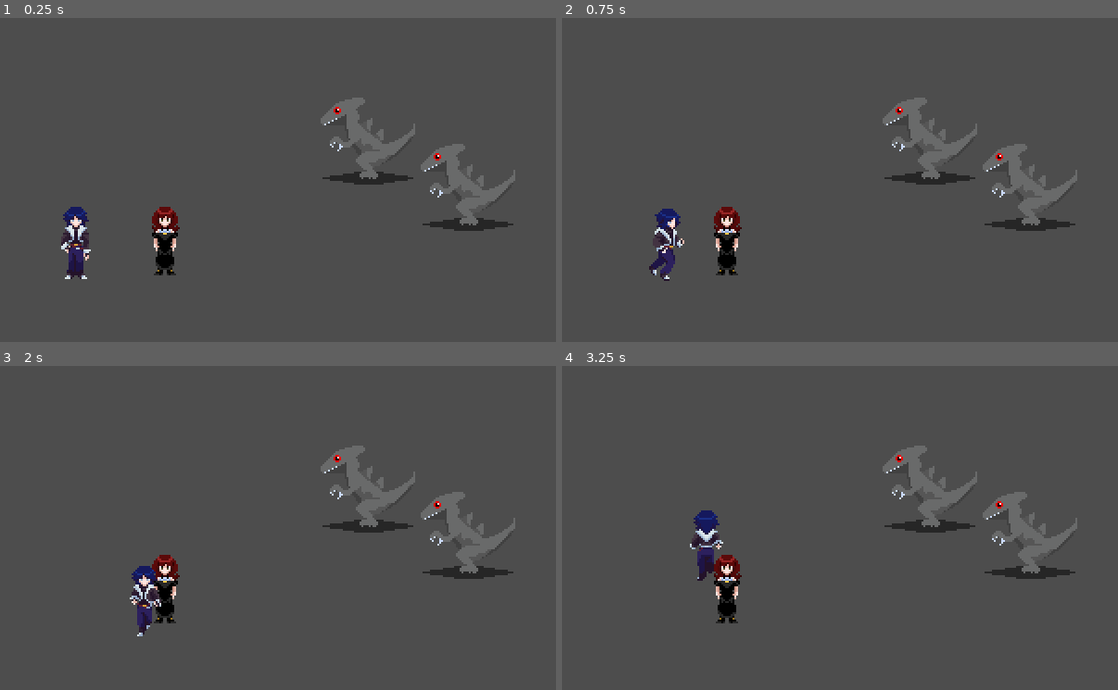
Above: before the commit, frames 1-4 (two rows, left to right).
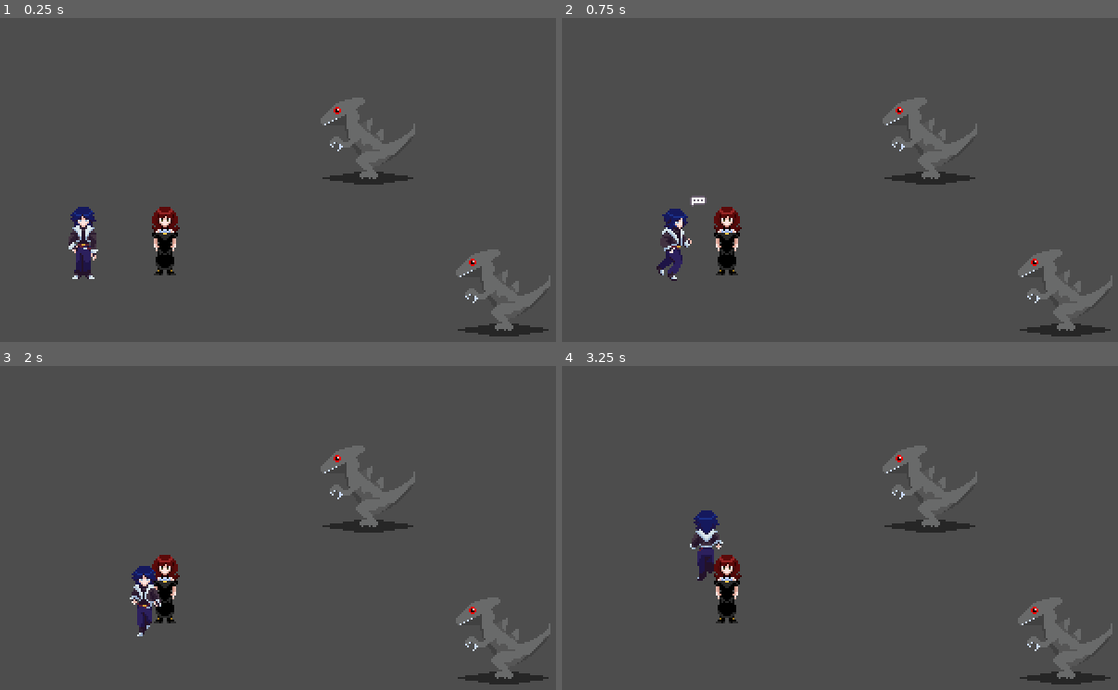
Above: after the commit, the same moments.

Repository: JTenroon/RPGProject
Game: Godot game, scene res://Scenes/Debug.tscn
The game is run twice, just before and just after one commit, with the same random seed, the same clock (stepped at 60 frames per second) and the same inputs.
Inputs:
- Up to frame 1 (0.25 s): no input
- Up to frame 2 (0.75 s): tap Enter at 0.5 s; hold D (move_right) from 0.53 s (still down); tap Space (context) at 0.6 s
- Up to frame 3 (2 s): release D (move_right) at 1.28 s; hold S (move_down) from 1.28 s (still down); tap Q (disableMovement) at 1.35 s
- Up to frame 4 (3.25 s): release S (move_down) at 2.03 s; hold D (move_right) 2.03-2.78 s; tap Space (context) at 2.1 s; hold W (move_up) from 2.78 s (still down); tap Q (disableMovement) at 2.85 s

The runs differ from the first frame. In frame 1, 4.1% of the frame differs, in the area x 11-99%, y 38-99%; in frame 2, 4.1%, in the area x 15-99%, y 38-99%; in frame 3, 3.2%; in frame 4, 3.2%.

Commit message:
Combat HUD
created

Diff:
--- a/Actors/Ken/Dialogue/KenSampleDialogue.tres
+++ b/Actors/Ken/Dialogue/KenSampleDialogue.tres
@@ -5,5 +5,5 @@
 [resource]
 script = ExtResource("1_ux7og")
 speakerName = "Kenny"
-lines = Array[String](["HI HONEY I LOVE YOU", "I HOPE YOU HAVE A GOOD DAY", "NOW LETS SEE HOW WELL THIS BITCH HANDLES LINE OVERFLOW AAAAAAAAAAAAAAAAAAAAAAA"])
+lines = Array[String](["HI HONEY I LOVE YOU", "I hope you have a good day!!", "NOW LETS SEE HOW WELL THIS BITCH HANDLES LINE OVERFLOW AAAAAAAAAAAAAAAAAAAAAAA"])
 metadata/_custom_type_script = "uid://3nceovxeds4k"
--- a/Actors/Monsters/Rock Lizard/rockLizard.tscn
+++ b/Actors/Monsters/Rock Lizard/rockLizard.tscn
@@ -21,9 +21,12 @@
 [node name="CollisionShape2D" type="CollisionShape2D" parent="." unique_id=1841634471]
 position = Vector2(7.450581e-09, 19.999998)
 shape = SubResource("RectangleShape2D_jfx8l")
+metadata/_edit_lock_ = true
 
 [node name="CallRadius" type="Area2D" parent="." unique_id=1840974477]
 collision_layer = 4
+metadata/_edit_lock_ = true
 
 [node name="CollisionShape2D" type="CollisionShape2D" parent="CallRadius" unique_id=462031686]
 shape = SubResource("CircleShape2D_3tyk5")
+metadata/_edit_lock_ = true
--- a/Actors/Player/Player.tscn
+++ b/Actors/Player/Player.tscn
@@ -233,7 +233,7 @@
 &"RunU": SubResource("Animation_7m1i7")
 }
 
-[node name="Player" type="CharacterBody2D" unique_id=493676502 groups=["party", "player"]]
+[node name="Player" type="CharacterBody2D" unique_id=493676502 groups=["player"]]
 script = ExtResource("1_80rbv")
 
 [node name="CollisionShape2D" type="CollisionShape2D" parent="." unique_id=288858850]
@@ -293,8 +293,8 @@
 anchor_right = 0.5
 anchor_bottom = 1.0
 offset_left = -9.76923
-offset_top = 15.0
+offset_top = 20.0
 offset_right = 10.301121
-offset_bottom = 35.35251
+offset_bottom = 40.35251
 grow_horizontal = 2
 grow_vertical = 0
--- a/Actors/Player/player.gd
+++ b/Actors/Player/player.gd
@@ -7,6 +7,7 @@
 @export var SPD: int = 5
 @export var pointerLength: float = 10.0
 
+@onready var currentHP: int = maxHP
 @onready var combatUI: Control = $partyCombatUI
 
 var ATB: int
--- /dev/null
+++ b/Assets/UI/Combat/combat_menu.tscn
@@ -0,0 +1,74 @@
+[gd_scene format=3 uid="uid://b5h47ullwckpx"]
+
+[ext_resource type="Theme" uid="uid://di1ug3dde03kt" path="res://Assets/UI/UI Theme.tres" id="1_57cdb"]
+[ext_resource type="Texture2D" uid="uid://btm2u0o2t86mp" path="res://Assets/UI/Combat/Profile/Party Profile.png" id="1_74jwv"]
+[ext_resource type="Texture2D" uid="uid://dhr2yi21md6ta" path="res://Assets/UI/Combat/Profile/HPBar.png" id="2_lrwp1"]
+[ext_resource type="Texture2D" uid="uid://dxhf5t0cfr7j" path="res://Assets/UI/Combat/Profile/MPBar.png" id="3_o5hc8"]
+
+[node name="CombatMenu" type="CanvasLayer" unique_id=1055183837]
+
+[node name="Control" type="Control" parent="." unique_id=502171084]
+layout_mode = 3
+anchors_preset = 0
+offset_right = 40.0
+offset_bottom = 40.0
+
+[node name="PartyProfile1" type="TextureRect" parent="Control" unique_id=684937074]
+layout_mode = 1
+anchors_preset = -1
+offset_left = 5.0
+offset_top = 140.0
+offset_right = 91.0
+offset_bottom = 175.0
+texture = ExtResource("1_74jwv")
+stretch_mode = 2
+
+[node name="HP Bar" type="TextureProgressBar" parent="Control/PartyProfile1" unique_id=1535974668]
+layout_mode = 0
+anchor_left = 0.39534885
+anchor_top = 0.6
+anchor_right = 0.95348835
+anchor_bottom = 0.6571429
+max_value = 48.0
+value = 48.0
+texture_progress = ExtResource("2_lrwp1")
+metadata/_edit_use_anchors_ = true
+
+[node name="MP Bar" type="TextureProgressBar" parent="Control/PartyProfile1" unique_id=1197845493]
+layout_mode = 0
+anchor_left = 0.29069766
+anchor_top = 0.8857143
+anchor_right = 0.8488372
+anchor_bottom = 0.94285715
+max_value = 48.0
+value = 48.0
+texture_progress = ExtResource("3_o5hc8")
+metadata/_edit_use_anchors_ = true
+
+[node name="CombatPortrait" type="TextureRect" parent="Control/PartyProfile1" unique_id=1696848076]
+layout_mode = 0
+offset_left = 3.0
+offset_top = 3.0
+offset_right = 30.0
+offset_bottom = 32.0
+stretch_mode = 2
+
+[node name="HP Count" type="Label" parent="Control/PartyProfile1" unique_id=273849036]
+layout_mode = 0
+offset_left = 36.0
+offset_top = 14.0
+offset_right = 82.0
+offset_bottom = 22.0
+theme = ExtResource("1_57cdb")
+theme_override_font_sizes/font_size = 8
+text = "25"
+
+[node name="MP Count" type="Label" parent="Control/PartyProfile1" unique_id=944108804]
+layout_mode = 0
+offset_left = 31.0
+offset_top = 24.0
+offset_right = 78.0
+offset_bottom = 32.0
+theme = ExtResource("1_57cdb")
+theme_override_font_sizes/font_size = 8
+text = "10"
--- a/Assets/UI/Panel/menu_box.tscn
+++ b/Assets/UI/Panel/menu_box.tscn
@@ -2,7 +2,8 @@
 
 [ext_resource type="Theme" uid="uid://di1ug3dde03kt" path="res://Assets/UI/UI Theme.tres" id="1_emoxn"]
 [ext_resource type="Texture2D" uid="uid://d8t4ajjmd302" path="res://Assets/UI/Panel/MenuGradient.tres" id="2_3ivmn"]
-[ext_resource type="FontFile" uid="uid://b3brotw7ieos6" path="res://Assets/UI/Font/Body/PIXEAB__.TTF" id="2_6h2br"]
+[ext_resource type="FontFile" uid="uid://mdxarse7lj64" path="res://Assets/UI/Font/Body/pcsenior.ttf" id="3_3ivmn"]
+[ext_resource type="FontFile" uid="uid://dtam76y7sdc61" path="res://Assets/UI/Font/Header/Alkhemikal.ttf" id="3_im5n0"]
 
 [node name="MenuBox" type="CanvasLayer" unique_id=757647628]
 
@@ -39,11 +40,12 @@
 anchor_bottom = 1.0
 offset_left = 6.0
 offset_top = 6.0
-offset_right = -6.0
-offset_bottom = -45.0
+offset_right = -20.0
+offset_bottom = -40.0
 grow_vertical = 2
-theme_override_fonts/font = ExtResource("2_6h2br")
-theme_override_font_sizes/font_size = 8
+theme = ExtResource("1_emoxn")
+theme_override_fonts/font = ExtResource("3_im5n0")
+theme_override_font_sizes/font_size = 16
 
 [node name="BodyText" type="Label" parent="Panel" unique_id=617056642]
 layout_mode = 1
@@ -51,8 +53,9 @@
 anchor_right = 1.0
 anchor_bottom = 1.0
 offset_left = 6.0
-offset_top = 20.0
-offset_right = -20.0
-offset_bottom = -10.0
+offset_top = 25.0
+offset_right = -6.0
+offset_bottom = -5.0
+theme_override_fonts/font = ExtResource("3_3ivmn")
 theme_override_font_sizes/font_size = 8
 autowrap_mode = 2
--- a/Assets/UI/UI Theme.tres
+++ b/Assets/UI/UI Theme.tres
@@ -1,8 +1,8 @@
 [gd_resource type="Theme" format=3 uid="uid://di1ug3dde03kt"]
 
+[ext_resource type="FontFile" uid="uid://mdxarse7lj64" path="res://Assets/UI/Font/Body/pcsenior.ttf" id="1_le4k6"]
 [ext_resource type="FontFile" uid="uid://1s2gfuwqdbir" path="res://Assets/UI/Font/Body/PIXEARG_.TTF" id="1_rn8x2"]
 [ext_resource type="Texture2D" uid="uid://nl02nf0bqsd" path="res://Assets/UI/Panel/Panel-Border.png" id="2_le4k6"]
-[ext_resource type="FontFile" uid="uid://b3brotw7ieos6" path="res://Assets/UI/Font/Body/PIXEAB__.TTF" id="3_ofxqw"]
 
 [sub_resource type="StyleBoxTexture" id="StyleBoxTexture_bybj1"]
 texture = ExtResource("2_le4k6")
@@ -14,13 +14,13 @@
 
 [resource]
 Button/font_sizes/font_size = 8
-Button/fonts/font = ExtResource("1_rn8x2")
+Button/fonts/font = ExtResource("1_le4k6")
 Label/font_sizes/font_size = 16
-Label/fonts/font = ExtResource("1_rn8x2")
-LineEdit/fonts/font = ExtResource("1_rn8x2")
+Label/fonts/font = ExtResource("1_le4k6")
+LineEdit/fonts/font = ExtResource("1_le4k6")
 Panel/styles/panel = SubResource("StyleBoxTexture_bybj1")
 ProgressBar/fonts/font = ExtResource("1_rn8x2")
 TabBar/fonts/font = ExtResource("1_rn8x2")
-TextEdit/fonts/font = ExtResource("1_rn8x2")
-Tree/fonts/font = ExtResource("1_rn8x2")
-Tree/fonts/title_button_font = ExtResource("3_ofxqw")
+TextEdit/fonts/font = ExtResource("1_le4k6")
+Tree/fonts/font = ExtResource("1_le4k6")
+Tree/fonts/title_button_font = ExtResource("1_le4k6")
--- a/Scenes/Debug.tscn
+++ b/Scenes/Debug.tscn
@@ -5,13 +5,14 @@
 [ext_resource type="PackedScene" uid="uid://cw06olirlogb3" path="res://Actors/Monsters/Rock Lizard/rockLizard.tscn" id="3_pr2ys"]
 [ext_resource type="PackedScene" uid="uid://c76r56rcpk8vi" path="res://Assets/UI/Panel/menu_box.tscn" id="4_xmg8h"]
 [ext_resource type="Script" uid="uid://bnmfab81hygio" path="res://Assets/UI/Panel/DialogueBox.gd" id="5_i37fb"]
+[ext_resource type="PackedScene" uid="uid://b5h47ullwckpx" path="res://Assets/UI/Combat/combat_menu.tscn" id="6_i37fb"]
 
 [node name="Node2D" type="Node2D" unique_id=1550104899]
 y_sort_enabled = true
 
 [node name="Player" parent="." unique_id=493676502 instance=ExtResource("1_rwhvy")]
 y_sort_enabled = true
-position = Vector2(47, 117)
+position = Vector2(51, 117)
 moveSpeed = 80.0
 pointerLength = 25.0
 
@@ -29,4 +30,7 @@
 typewriterSpeed = 70.0
 
 [node name="Rock Lizard2" parent="." unique_id=2049332055 instance=ExtResource("3_pr2ys")]
-position = Vector2(259, 88)
+position = Vector2(278, 145)
+
+[node name="CombatMenu" parent="." unique_id=1055183837 instance=ExtResource("6_i37fb")]
+visible = false
--- a/Scripts/Autoloads/CombatManager.gd
+++ b/Scripts/Autoloads/CombatManager.gd
@@ -1,10 +1,11 @@
 extends Node
 
 @onready var aggroed: CharacterBody2D = null
+var party: Array [CharacterBody2D]
 var combatants: Array [CharacterBody2D]
 var enemies: Array [CharacterBody2D]
 
-signal combatStarted
+signal combatStarted(party:Array[CharacterBody2D])
 
 func start(starter: CharacterBody2D) -> void:
 
@@ -13,9 +14,9 @@
 	aggroed = starter
 	_aggroEnemies(aggroed)
 	_getParty()
-	_addEnemies()
+	_concatenate()
 	_printCombatants()
-	emit_signal("combatStarted")
+	emit_signal("combatStarted", party)
 
 
 func _aggroEnemies(starter: CharacterBody2D) -> void:
@@ -27,10 +28,14 @@
 			enemies.append(body)
 
 func _getParty():
+	for members in get_tree().get_nodes_in_group("player"):
+		party.append(members)
 	for members in get_tree().get_nodes_in_group("party"):
+		party.append(members)
+
+func _concatenate():
+	for members in party:
 		combatants.append(members)
-
-func _addEnemies():
 	for enemy in enemies:
 		combatants.append(enemy)
 
Binary file removed: Assets/UI/Combat/ATBBar.png
Binary file removed: Assets/UI/Combat/BarBG.png
Binary file removed: Assets/UI/Combat/HealthBar.png
Binary file removed: Assets/UI/Combat/ManaBar.png
Binary file added: Assets/UI/Combat/Portraits/KenPortrait.png
Not shown, added: Assets/UI/Combat/Portraits/KenPortrait.png.import
Binary file added: Assets/UI/Combat/Portraits/MCPortrait.png
Not shown, changed: Assets/UI/Combat/Portraits/MCPortrait.png.import
Binary file added: Assets/UI/Combat/Profile/HPBar.png
Not shown, changed: Assets/UI/Combat/Profile/HPBar.png.import
Binary file added: Assets/UI/Combat/Profile/MPBar.png
Not shown, changed: Assets/UI/Combat/Profile/MPBar.png.import
(and 10 more such lines)
